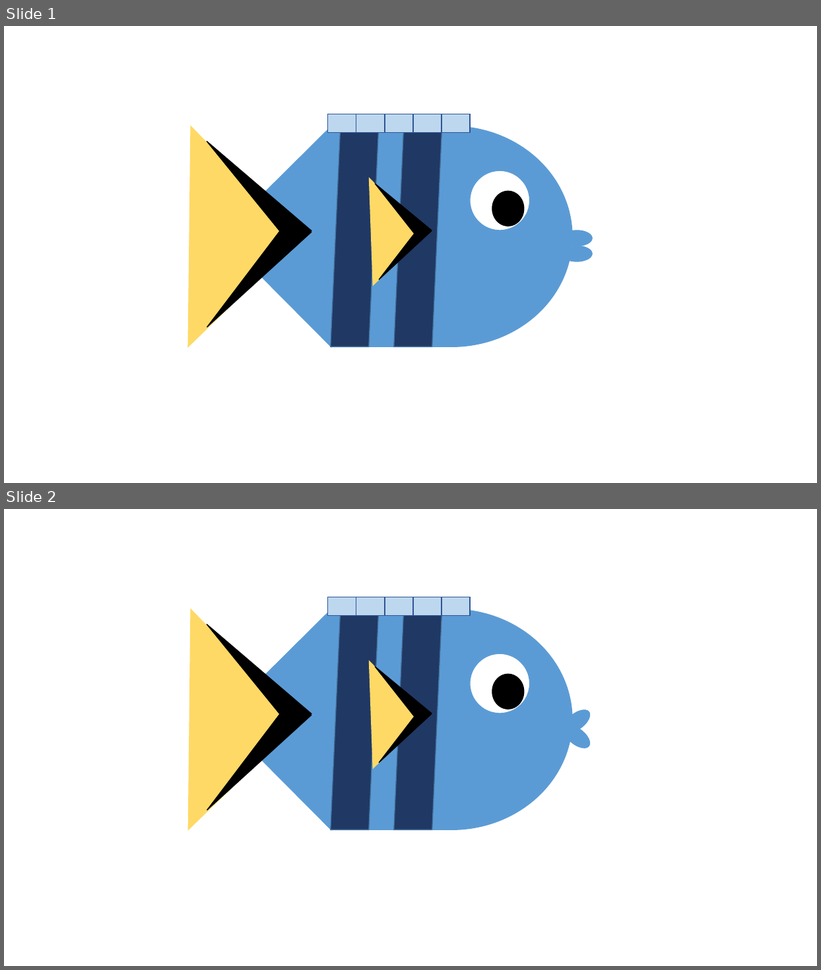
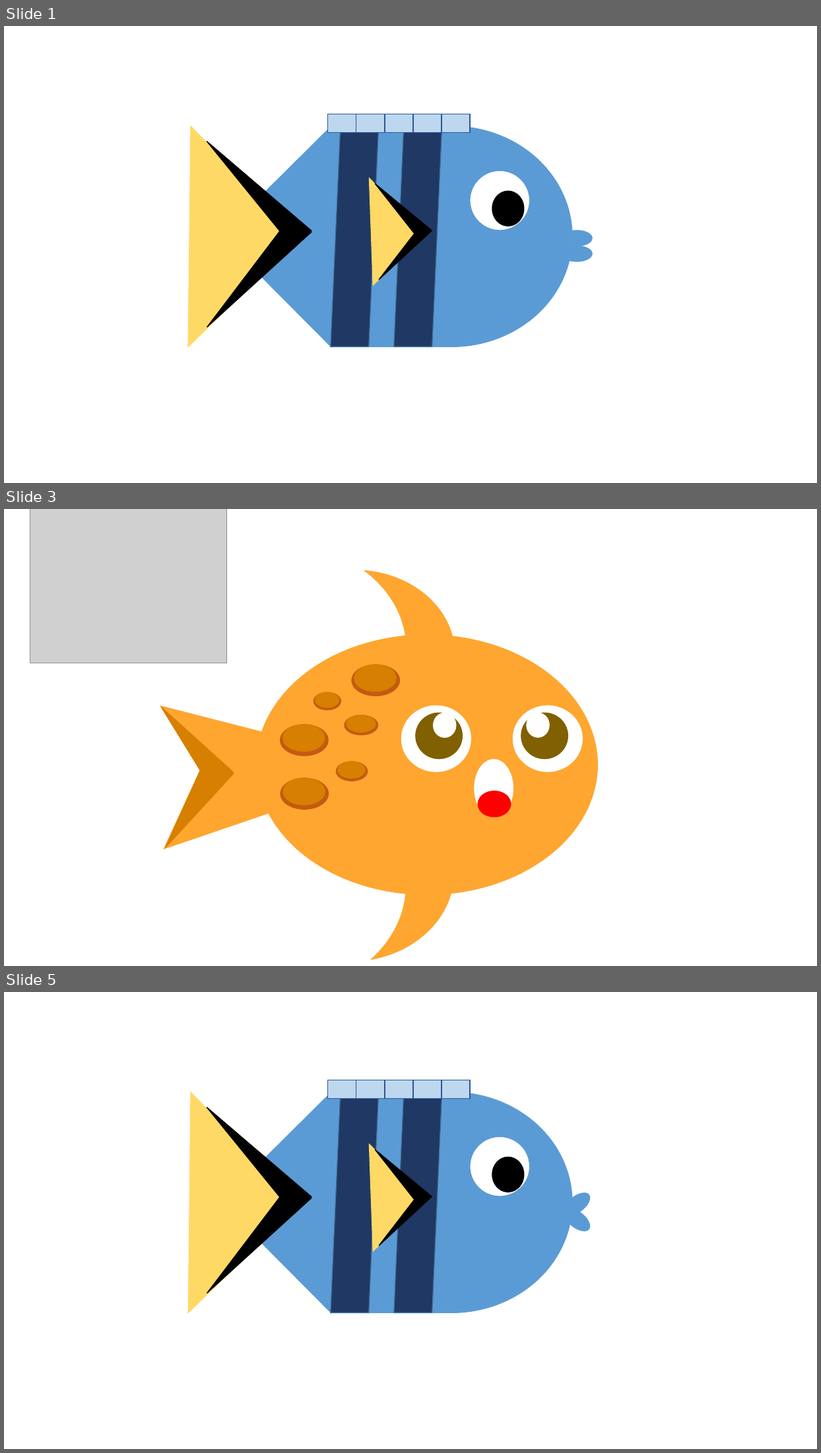
Before and after one commit to hailey-K/MonoGame-Flappy-Fish-, a slide deck: FlappyFish/image.pptx. Shown one above the other, each under a label of ours: slides 1 and 2 before the commit, slides 1, 3 and 5 after it; the slides between them are not shown. The pictures are 821x970 and 821x1453 pixels, drawn with LibreOffice and Linux fonts; fonts in the diff are those of the drawing; grey boxes stand for pictures. Boxes give left, top, right and bottom in pixels: in the first picture for what was removed or moved away, otherwise in the second. Text is boxed around its words. In the diff, an @@ line names an element or a change of style, - is before the commit and + after.

```diff
--- a/FlappyFish/image.pptx
+++ b/FlappyFish/image.pptx
@@ slide 3 added at <box>4,509,817,966</box>, background #FFFFFF @@
@@ picture added at <box>30,509,226,663</box> @@
@@ moon added at <box>352,570,461,740</box>, fill #FEA630, outline #FEA630 1 pt @@
@@ ellipse added at <box>257,635,597,895</box>, fill #FEA630, outline #FEA630 1 pt @@
@@ right triangle added at <box>161,652,304,797</box>, fill #FEA630, outline #FEA630 1 pt @@
@@ ellipse added at <box>352,665,399,696</box>, fill #C55A11, outline #C55A11 1 pt @@
@@ ellipse added at <box>354,665,396,692</box>, fill #D67F00, outline #D67F00 1 pt @@
@@ right triangle added at <box>161,693,232,786</box>, fill #D67F00, outline #D67F00 1 pt @@
@@ right triangle added at <box>237,694,383,840</box>, fill #FEA630, outline #FEA630 1 pt @@
@@ ellipse added at <box>314,692,341,710</box>, fill #C55A11, outline #C55A11 1 pt @@
@@ ellipse added at <box>315,692,339,708</box>, fill #D67F00, outline #D67F00 1 pt @@
@@ ellipse added at <box>402,706,471,772</box>, fill #FFFFFF, outline #FFFFFF 1 pt @@
@@ ellipse added at <box>514,706,583,772</box>, fill #FFFFFF, outline #FFFFFF 1 pt @@
@@ ellipse added at <box>281,725,328,756</box>, fill #C55A11, outline #C55A11 1 pt @@
@@ ellipse added at <box>283,725,324,752</box>, fill #D67F00, outline #D67F00 1 pt @@
@@ ellipse added at <box>345,716,378,735</box>, fill #C55A11, outline #C55A11 1 pt @@
@@ ellipse added at <box>346,716,376,733</box>, fill #D67F00, outline #D67F00 1 pt @@
@@ ellipse added at <box>416,714,462,759</box>, fill #806000, outline #806000 1 pt @@
@@ ellipse added at <box>434,714,456,738</box>, fill #FFFFFF, outline #FFFFFF 1 pt @@
@@ ellipse added at <box>521,714,568,759</box>, fill #806000, outline #806000 1 pt @@
@@ ellipse added at <box>527,714,549,738</box>, fill #FFFFFF, outline #FFFFFF 1 pt @@
@@ right triangle added at <box>141,751,234,848</box>, fill #D67F00, outline #D67F00 1 pt @@
@@ right triangle added at <box>164,757,304,894</box>, fill #FEA630, outline #FEA630 1 pt @@
@@ ellipse added at <box>337,762,368,782</box>, fill #C55A11, outline #C55A11 1 pt @@
@@ ellipse added at <box>338,762,365,779</box>, fill #D67F00, outline #D67F00 1 pt @@
@@ ellipse added at <box>475,760,514,817</box>, fill #FFFFFF, outline #FFFFFF 1 pt @@
@@ ellipse added at <box>281,779,329,810</box>, fill #C55A11, outline #C55A11 1 pt @@
@@ ellipse added at <box>283,779,325,805</box>, fill #D67F00, outline #D67F00 1 pt @@
@@ moon added at <box>343,783,466,960</box>, fill #FEA630, outline #FEA630 1 pt @@
@@ ellipse added at <box>478,791,511,817</box>, fill #FF0000, outline #FF0000 1 pt @@
@@ what was slide 2 is now slide 5 @@
```
Also in this commit, not shown: 7 other slides added, 1 slide removed, 41 other files.
